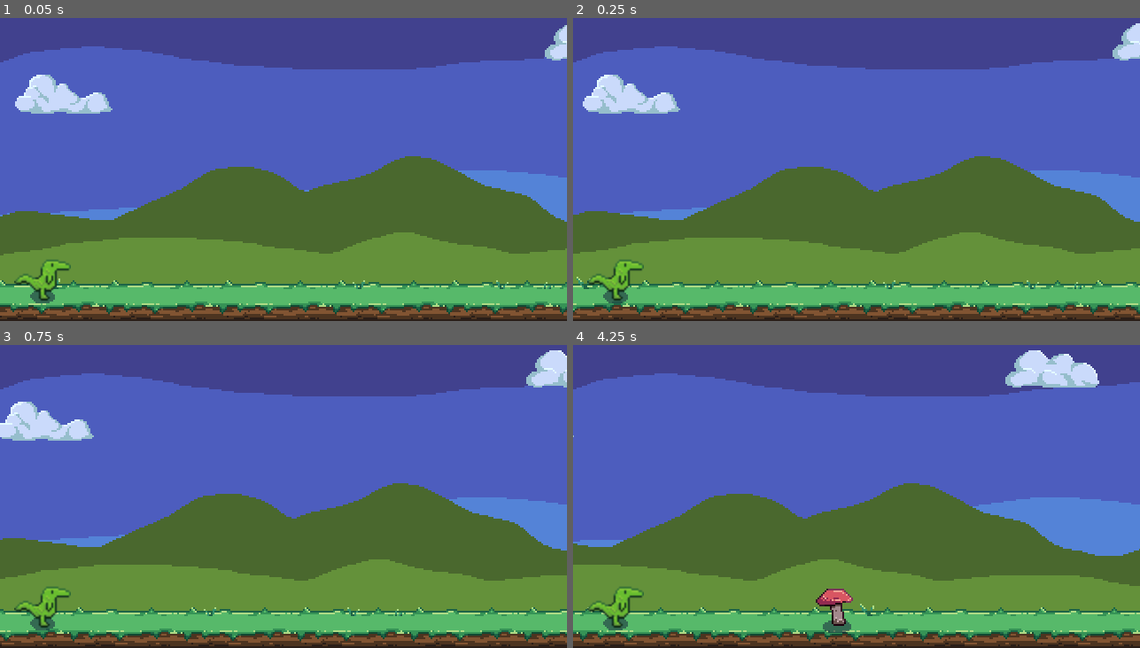
Above: before the commit, frames 1-4 (two rows, left to right).
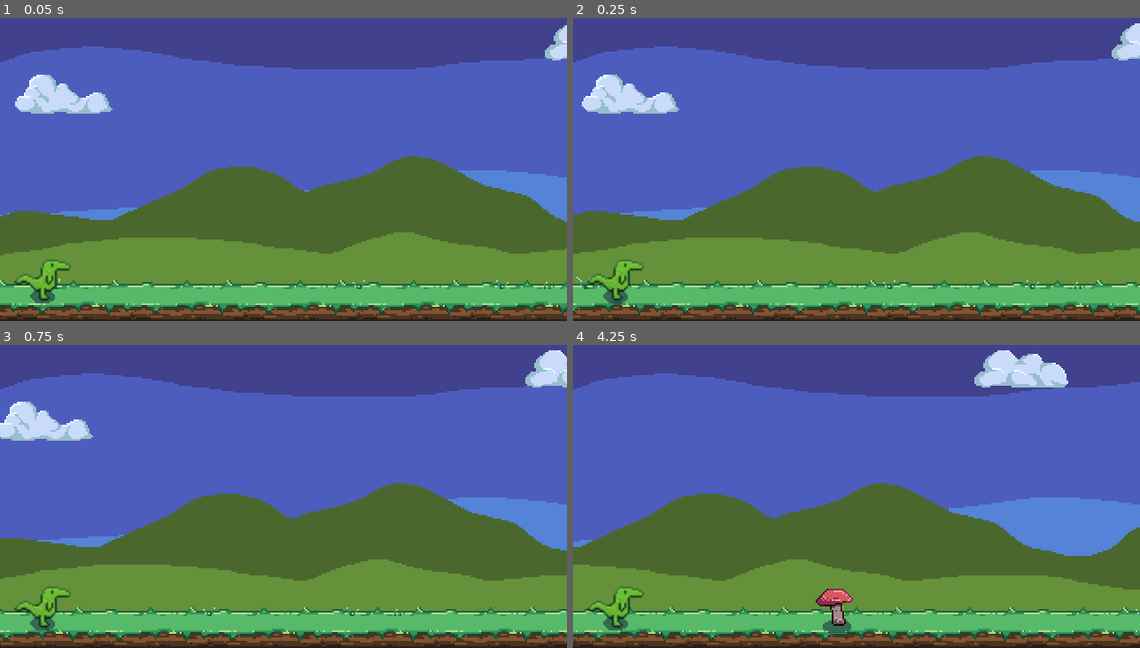
Above: after the commit, the same moments.

Repository: zMenta/DinosaurRun
Game: Godot game, scene res://main/Main.tscn
Two runs of this game, one before a commit and one after it. Both use one fixed random seed, a clock stepped at 60 frames per second and the inputs below.
Inputs:
- Up to frame 1 (0.05 s): no input
- Up to frame 2 (0.25 s): no input
- Up to frame 3 (0.75 s): no input
- Up to frame 4 (4.25 s): tap Space (jump) at 0.77, 1.52, 3.02, 3.77 s

Frame 1 is identical in both runs. In frame 2, 0.2% of the frame differs, in the area x 1-100%, y 1-32%; in frame 3, 1.2%; in frame 4, 10%, in the area x 0-100%, y 1-100%.

Commit message:
obstacle increase wip

Diff:
--- /dev/null
+++ b/DinosaurRun/main/Main.gd
@@ -0,0 +1,13 @@
+extends Node2D
+
+export(float) var speed_increase_vaue := 0.2
+export(float) var obstacle_spawn_rate_increase := 0.02
+
+onready var map := $Map
+onready var obstacle_manager := $ObstacleManager
+
+
+func _on_SpeedIncreaseTimer_timeout():
+	# obstacle_manager.increase_spawn_rate(obstacle_spawn_rate_increase)
+	obstacle_manager.increase_obstacles_speed(speed_increase_vaue)
+	map.increase_world_speed(speed_increase_vaue)
--- a/DinosaurRun/main/Main.tscn
+++ b/DinosaurRun/main/Main.tscn
@@ -1,10 +1,18 @@
-[gd_scene load_steps=3 format=2]
+[gd_scene load_steps=4 format=2]
 
 [ext_resource path="res://scenes/world/map/Map.tscn" type="PackedScene" id=1]
 [ext_resource path="res://scenes/world/obstacles/ObstacleManager.tscn" type="PackedScene" id=2]
+[ext_resource path="res://main/Main.gd" type="Script" id=3]
 
 [node name="Main" type="Node2D"]
+script = ExtResource( 3 )
 
 [node name="Map" parent="." instance=ExtResource( 1 )]
 
 [node name="ObstacleManager" parent="." instance=ExtResource( 2 )]
+
+[node name="SpeedIncreaseTimer" type="Timer" parent="."]
+wait_time = 0.1
+autostart = true
+
+[connection signal="timeout" from="SpeedIncreaseTimer" to="." method="_on_SpeedIncreaseTimer_timeout"]
--- /dev/null
+++ b/DinosaurRun/scenes/world/map/Map.gd
@@ -0,0 +1,6 @@
+extends Node2D
+
+onready var parallax := $Parallax
+
+func increase_world_speed(speed_increase: float) -> void:
+	parallax.increase_layers_speed(speed_increase)
--- a/DinosaurRun/scenes/world/map/Map.tscn
+++ b/DinosaurRun/scenes/world/map/Map.tscn
@@ -1,5 +1,6 @@
-[gd_scene load_steps=4 format=2]
+[gd_scene load_steps=5 format=2]
 
+[ext_resource path="res://scenes/world/map/Map.gd" type="Script" id=1]
 [ext_resource path="res://scenes/world/map/Parallax.tscn" type="PackedScene" id=2]
 [ext_resource path="res://scenes/player/Player.tscn" type="PackedScene" id=3]
 
@@ -7,6 +8,7 @@
 extents = Vector2( 161, 8 )
 
 [node name="Map" type="Node2D"]
+script = ExtResource( 1 )
 
 [node name="Parallax" parent="." instance=ExtResource( 2 )]
 position = Vector2( 112, 120 )
--- /dev/null
+++ b/DinosaurRun/scenes/world/map/Parallax.gd
@@ -0,0 +1,9 @@
+extends Node2D
+
+onready var parallax_background := $ParallaxBackground
+
+
+func increase_layers_speed(speed_increase: float) -> void:
+	for layer in parallax_background.get_children():
+		if layer.get_script() != null:
+			layer.speed += speed_increase
--- a/DinosaurRun/scenes/world/map/Parallax.tscn
+++ b/DinosaurRun/scenes/world/map/Parallax.tscn
@@ -7,8 +7,10 @@
 [ext_resource path="res://scenes/world/map/assets/Ground.png" type="Texture" id=5]
 [ext_resource path="res://scenes/world/map/assets/cloud/Cloud.tscn" type="PackedScene" id=6]
 [ext_resource path="res://scenes/world/map/assets/plants/Plant.tscn" type="PackedScene" id=7]
+[ext_resource path="res://scenes/world/map/Parallax.gd" type="Script" id=8]
 
 [node name="Parallax" type="Node2D"]
+script = ExtResource( 8 )
 
 [node name="ParallaxBackground" type="ParallaxBackground" parent="."]
 scroll_offset = Vector2( 100, 0 )
--- a/DinosaurRun/scenes/world/obstacles/ObstacleManager.gd
+++ b/DinosaurRun/scenes/world/obstacles/ObstacleManager.gd
@@ -2,10 +2,24 @@
 
 export(PackedScene) var obstacle_small
 export(PackedScene) var obstacle_big
+export(int) var base_obstacle_speed := 120
+export(float) var min_spawn_time := 1.2
 
 onready var spawn_timer := $SpawnTimer
 onready var spawn_position := $SpawnPosition
 onready var obstacles := [obstacle_small, obstacle_big]
+onready var obstacles_group := $ObstaclesGroup
+
+
+func increase_spawn_rate(value: float) -> void:
+	if not spawn_timer.wait_time <= 0 and spawn_timer.wait_time >= min_spawn_time:
+		spawn_timer.wait_time -= value
+
+
+func increase_obstacles_speed(speed_increase: float) -> void:
+	base_obstacle_speed += speed_increase
+	for obstacle in obstacles_group.get_children():
+		obstacle.speed = base_obstacle_speed
 
 
 func _on_SpawnTimer_timeout():
@@ -13,5 +27,6 @@
 	var obstacle = obstacles[randi() % obstacles.size()]
 	obstacle = obstacle.instance()
 
+	obstacle.speed = base_obstacle_speed
 	obstacle.global_position = spawn_position.global_position
-	add_child(obstacle)
+	obstacles_group.add_child(obstacle)
--- a/DinosaurRun/scenes/world/obstacles/ObstacleManager.tscn
+++ b/DinosaurRun/scenes/world/obstacles/ObstacleManager.tscn
@@ -16,4 +16,6 @@
 wait_time = 2.5
 autostart = true
 
+[node name="ObstaclesGroup" type="Node2D" parent="."]
+
 [connection signal="timeout" from="SpawnTimer" to="." method="_on_SpawnTimer_timeout"]
Not shown: 1 places in DinosaurRun/scenes/world/map/Parallax.tscn that only renumber resources
